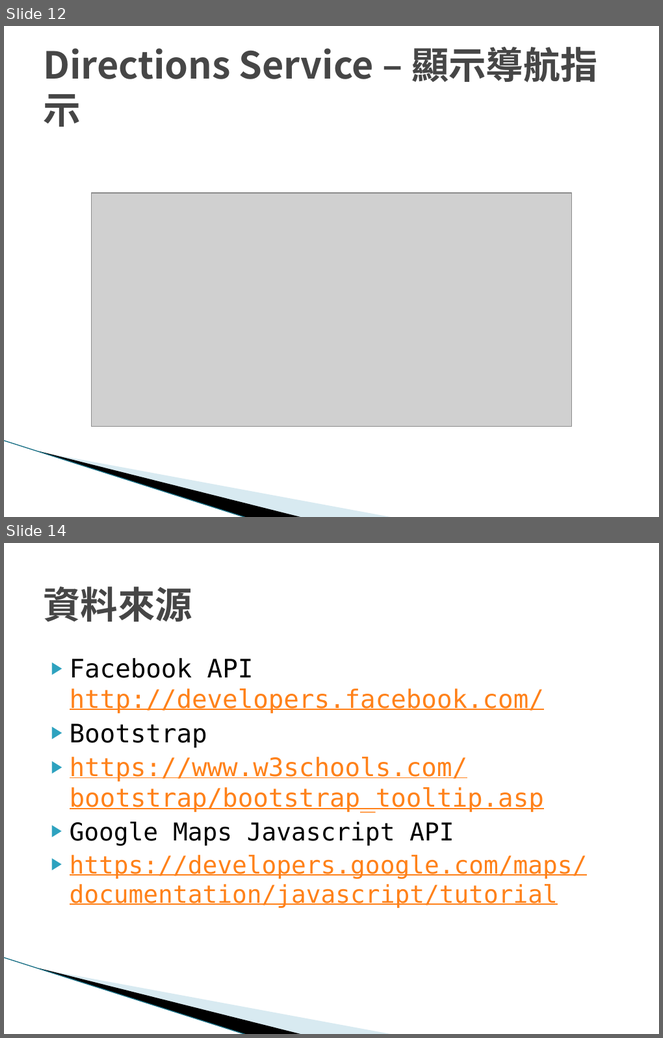
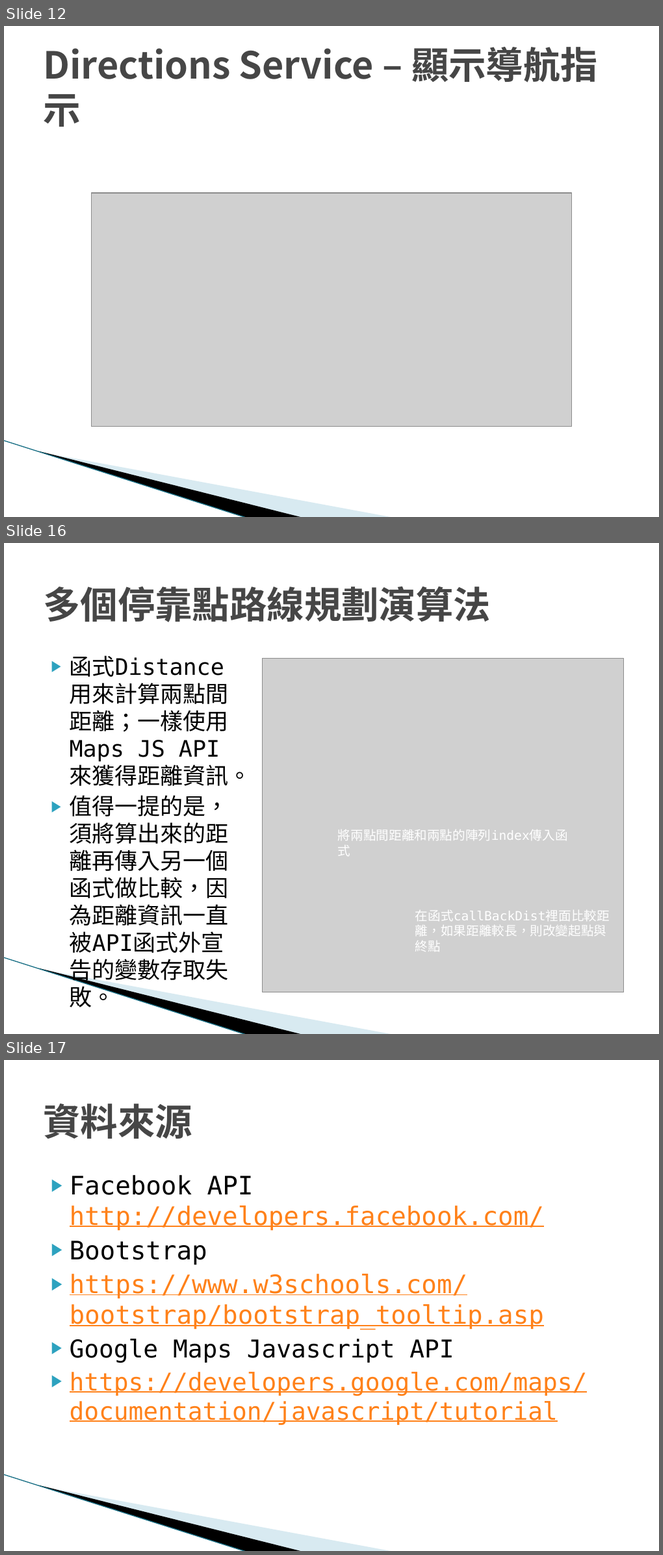
Before and after one commit to brad072623/hw, a slide deck: 台灣旅遊地圖-00757108+00757128.pptx. Shown one above the other, each under a label of ours: slides 12 and 14 before the commit, slides 12, 16 and 17 after it; the slides between them are not shown. The pictures are 663x1038 and 663x1555 pixels, drawn with LibreOffice and Linux fonts; fonts in the diff are those of the drawing; grey boxes stand for pictures; background and template pictures are left out. Boxes give left, top, right and bottom in pixels: in the first picture for what was removed or moved away, otherwise in the second. Text is boxed around its words. In the diff, an @@ line names an element or a change of style, - is before the commit and + after.

```diff
--- a/台灣旅遊地圖-00757108+00757128.pptx
+++ b/台灣旅遊地圖-00757108+00757128.pptx
@@ slide 16 added at [4,543,659,1034], background #FFFFFF; not listed: 3 template elements that a slide beside it also shows @@
@@ title added at [43,587,491,622], 41 pt, text #464646, bold @@
+多個停靠點路線規劃演算法
@@ text added at [70,655,252,1008], 25 pt, text #000000 @@
+▶ 函式Distance用來計算兩點間距離；一樣使用Maps JS API來獲得距離資訊。
+▶ 值得一提的是，須將算出來的距離再傳入另一個函式做比較，因為距離資訊一直被API函式外宣告的變數存取失敗。
@@ picture added at [263,658,625,992] @@
@@ text added at [338,830,568,841], 14 pt, text #FFFFFF @@
+將兩點間距離和兩點的陣列index傳入函式
@@ text added at [415,910,610,952], 14 pt, text #FFFFFF @@
+在函式callBackDist裡面比較距離，如果距離較長，則改變起點與終點
@@ what was slide 14 is now slide 17 @@
```
Also in this commit, not shown: 1 slide changed, 2 other slides added.
